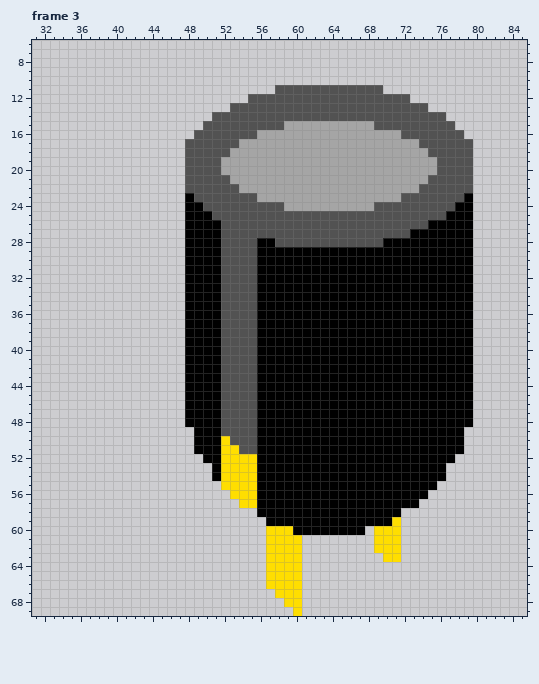
Edited in one commit: pixel-art file (Assets/Prefabs/Towers/Capacitor/Sprites/capacitor.aseprite). Above is the file before it was changed.
128x128 pixels, 11 frames. Shown: frame 3: x 31..85, y 6..69. The commit also changed other frames, which this record leaves out.
New version:
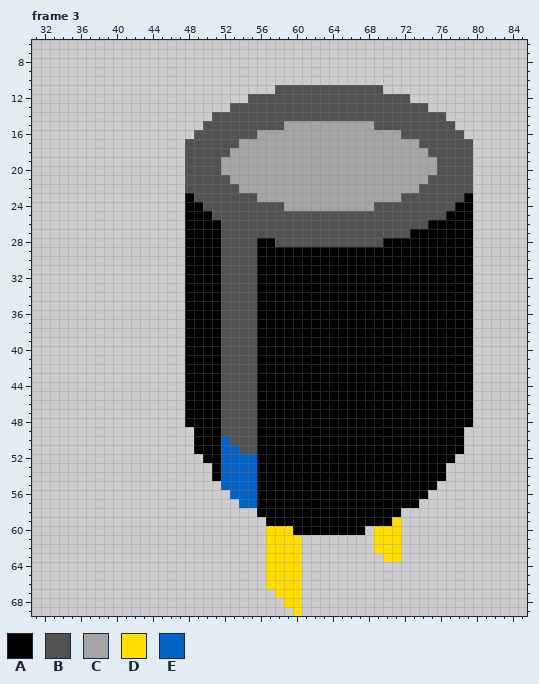
Palette (. is transparent): A #000000  B #525252  C #a5a5a5  D #ffde00  E #0163c6
Change:
--- frame 3, layer "Layer 2"
@@ x 50..57 @@
 49 AABBBBAA
-50 AADBBBAA
-51 AADDBBAA
-52 AADDDDAA
-53 .ADDDDAA
-54 .ADDDDAA
-55 ..DDDDAA
-56 ...DDDAA
-57 ....DDAA
+50 AAEBBBAA
+51 AAEEBBAA
+52 AAEEEEAA
+53 .AEEEEAA
+54 .AEEEEAA
+55 ..EEEEAA
+56 ...EEEAA
+57 ....EEAA
 58 ......AA
